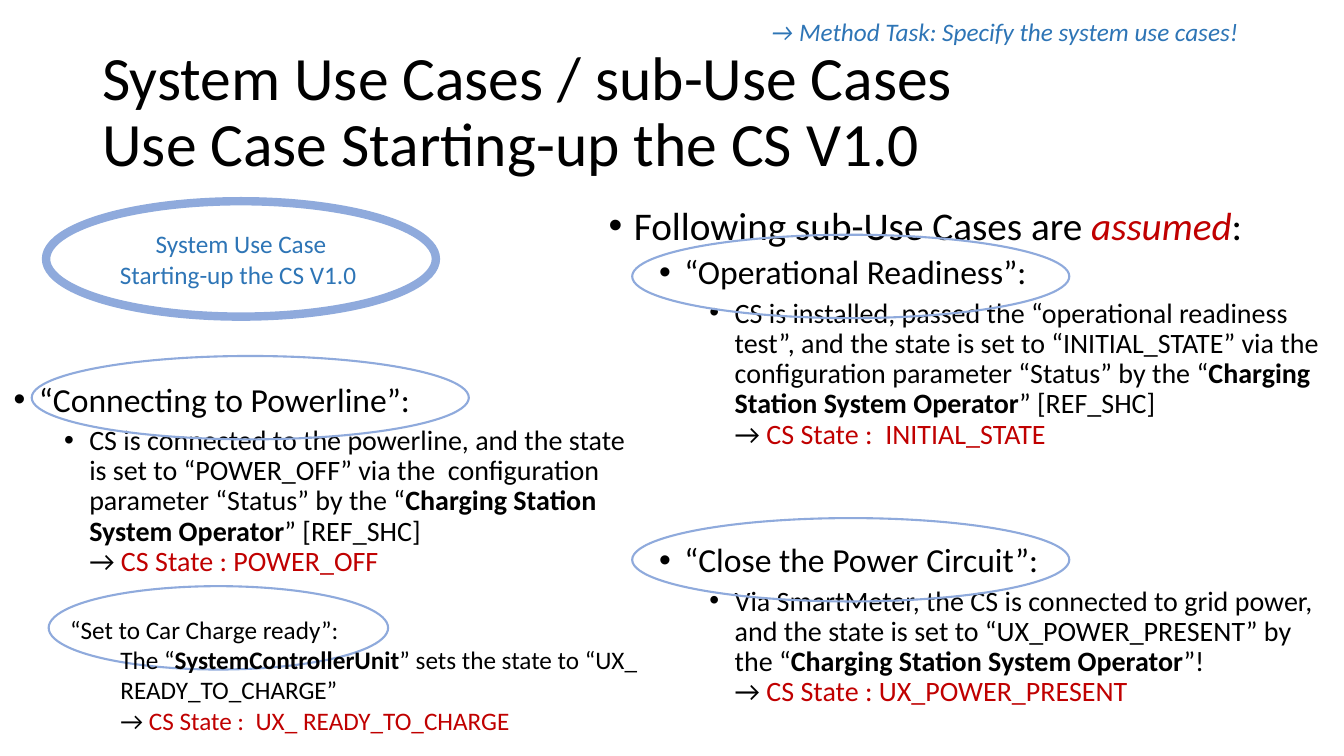
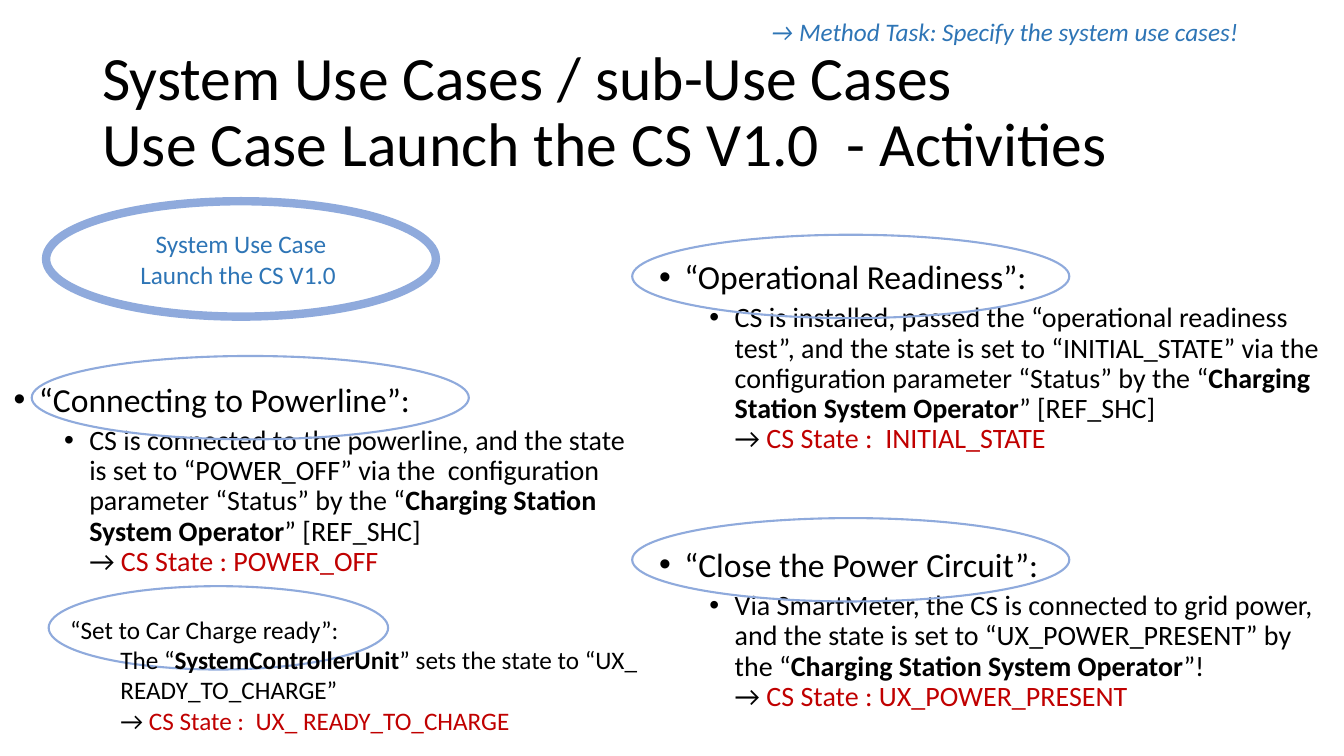
Before and after one commit to karacankos/smarthome-fordcs, a slide deck: slide 10 of fordcs-docs/EDUp FORDCS-V1.0 Project-v2022.04/2.0-System Requirements/EDUp FORDCS-V1.0 System Requirements.v2022.04.pptx. Drawn at 1344x756 pixels with LibreOffice and Linux fonts; fonts in the diff are those of the drawing. Boxes give left, top, right and bottom in pixels: in the first picture for what was removed or moved away, otherwise in the second. Text is boxed around its words. In the diff, an @@ line names an element or a change of style, - is before the commit and + after.

Commit message:
FIRST PART OF THE SYSTEM USE CASES ARE IMPLEMENTED

```diff
--- a/fordcs-docs/EDUp FORDCS-V1.0 Project-v2022.04/2.0-System Requirements/EDUp FORDCS-V1.0 System Requirements.v2022.04.pptx
+++ b/fordcs-docs/EDUp FORDCS-V1.0 Project-v2022.04/2.0-System Requirements/EDUp FORDCS-V1.0 System Requirements.v2022.04.pptx
@@ title at [102, 57, 1107, 167]: text changed @@
-System Use Cases / sub-Use Cases
-Use Case Starting-up the CS V1.0
+System Use Cases / sub-Use Cases
+Use Case Launch the CS V1.0 - Activities
@@ text at [634, 212, 1242, 250]: paragraph removed @@
-• Following sub-Use Cases are assumed:
@@ text in ellipse at [140, 266, 335, 284]: text changed @@
-Starting-up the CS V1.0
+Launch the CS V1.0
```
Also in this commit, not shown: 6 other slides changed, 16 other files.
